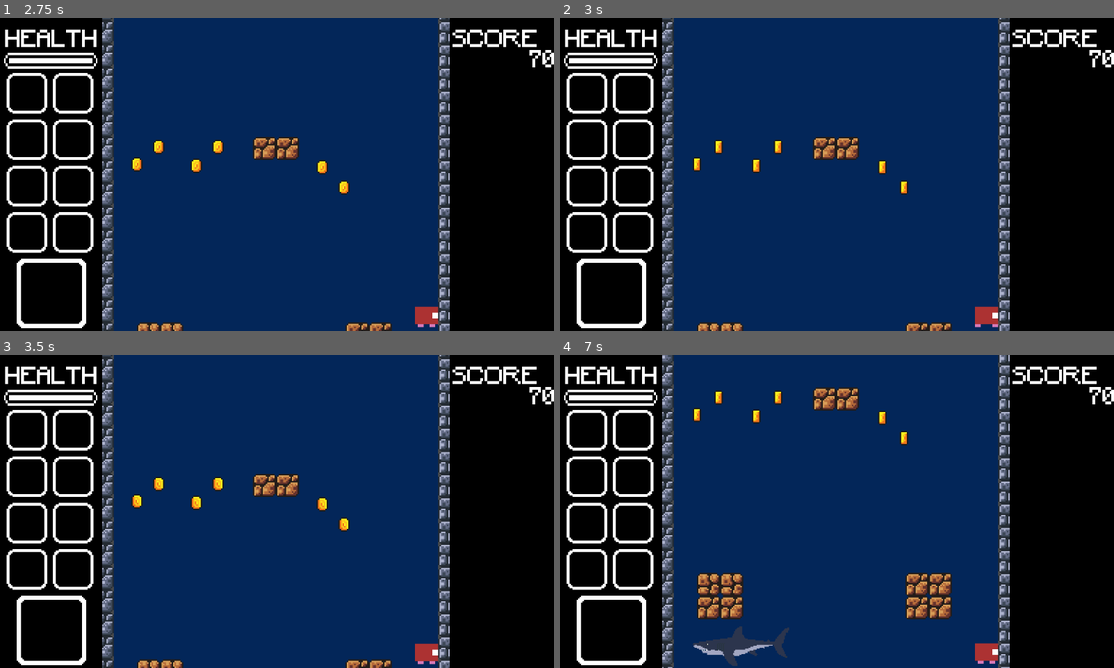
Above: before the commit, frames 1-4 (two rows, left to right).
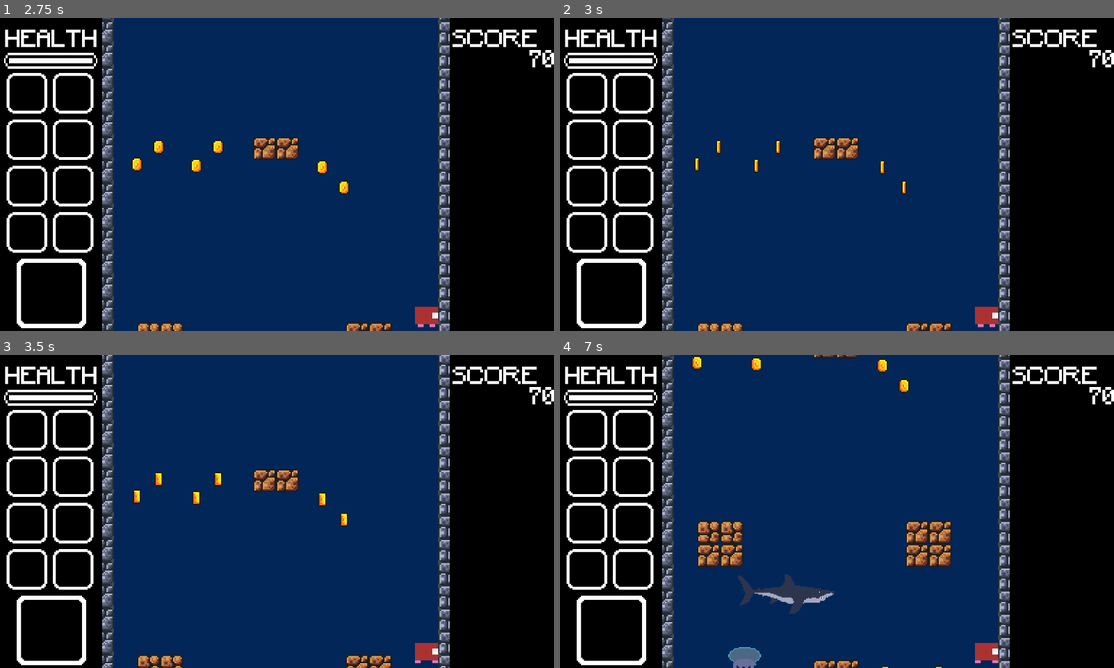
Above: after the commit, the same moments.

Repository: Zachbanderson/AbyssDiver
Game: Godot game, scene res://scenes/game_view.tscn
The game is run twice, just before and just after one commit, with the same random seed, the same clock (stepped at 60 frames per second) and the same inputs.
Inputs:
- Up to frame 1 (2.75 s): hold D (move_right) 0.53-1.28 s; tap Space (shoot) at 0.6, 1.35, 2.1 s; hold S (move_down) 1.28-2.03 s; hold D (move_right) from 2.03 s (still down)
- Up to frame 2 (3 s): release D (move_right) at 2.78 s; hold P (debug_speed_time_up, bound only after the commit) from 2.78 s (still down); tap Space (shoot) at 2.85 s
- Up to frame 3 (3.5 s): keep holding P (debug_speed_time_up, bound only after the commit)
- Up to frame 4 (7 s): release P (debug_speed_time_up, bound only after the commit) at 3.53 s; hold A (move_left) 3.53-5.03 s; tap Space (shoot) every 0.75 s from 3.6 to 6.6 s; tap R (debug_restore_time, bound only after the commit) at 4.15 s; hold S (move_down) 5.03-5.78 s; hold D (move_right) 5.78-6.53 s; hold P (debug_speed_time_up, bound only after the commit) from 6.53 s (still down)

Frame 1 is identical in both runs. In frame 2, 0.4% of the frame differs, in the area x 23-80%, y 38-99%; in frame 3, 4.9%; in frame 4, 11%, in the area x 18-82%, y 0-100%.

Commit message:
Feat: Update project

Diff:
--- a/project.godot
+++ b/project.godot
@@ -61,6 +61,16 @@
 "events": [Object(InputEventKey,"resource_local_to_scene":false,"resource_name":"","device":-1,"window_id":0,"alt_press …(191 unchanged characters)…
 ]
 }
+debug_speed_time_up={
+"deadzone": 0.5,
+"events": [Object(InputEventKey,"resource_local_to_scene":false,"resource_name":"","device":-1,"window_id":0,"alt_pressed":false,"shift_pressed":false,"ctrl_pressed":false,"meta_pressed":false,"pressed":false,"keycode":0,"physical_keycode":80,"key_label":0,"unicode":112,"location":0,"echo":false,"script":null)
+]
+}
+debug_restore_time={
+"deadzone": 0.5,
+"events": [Object(InputEventKey,"resource_local_to_scene":false,"resource_name":"","device":-1,"window_id":0,"alt_pressed":false,"shift_pressed":false,"ctrl_pressed":false,"meta_pressed":false,"pressed":false,"keycode":0,"physical_keycode":82,"key_label":0,"unicode":114,"location":0,"echo":false,"script":null)
+]
+}
 
 [layer_names]
 
